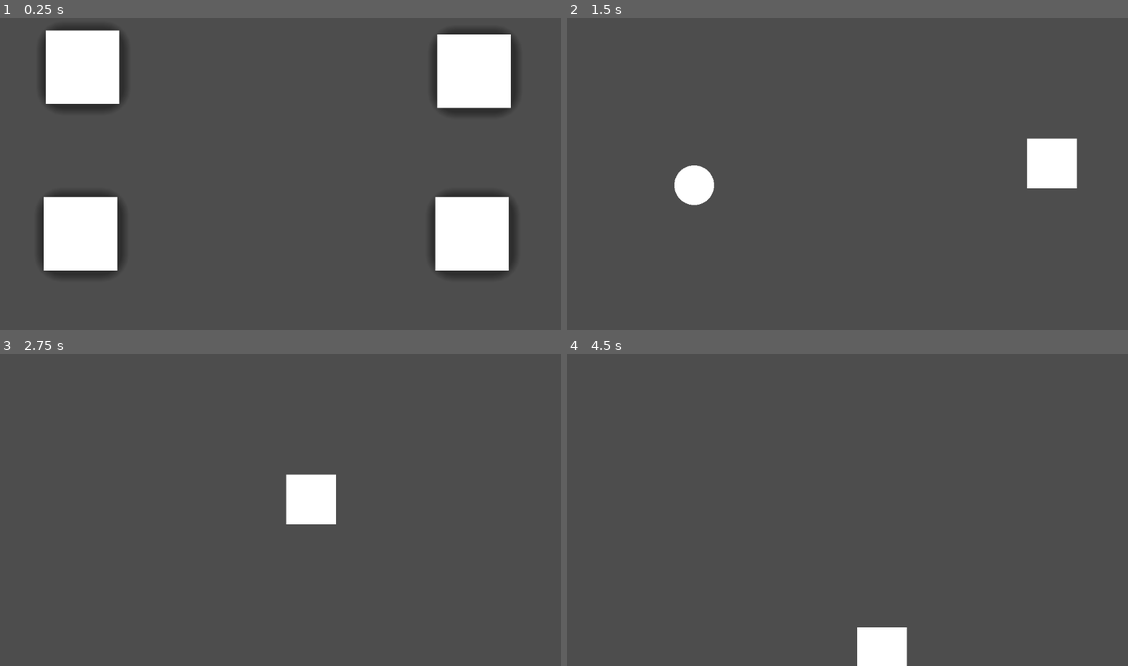
Above: before the commit, frames 1-4 (two rows, left to right).
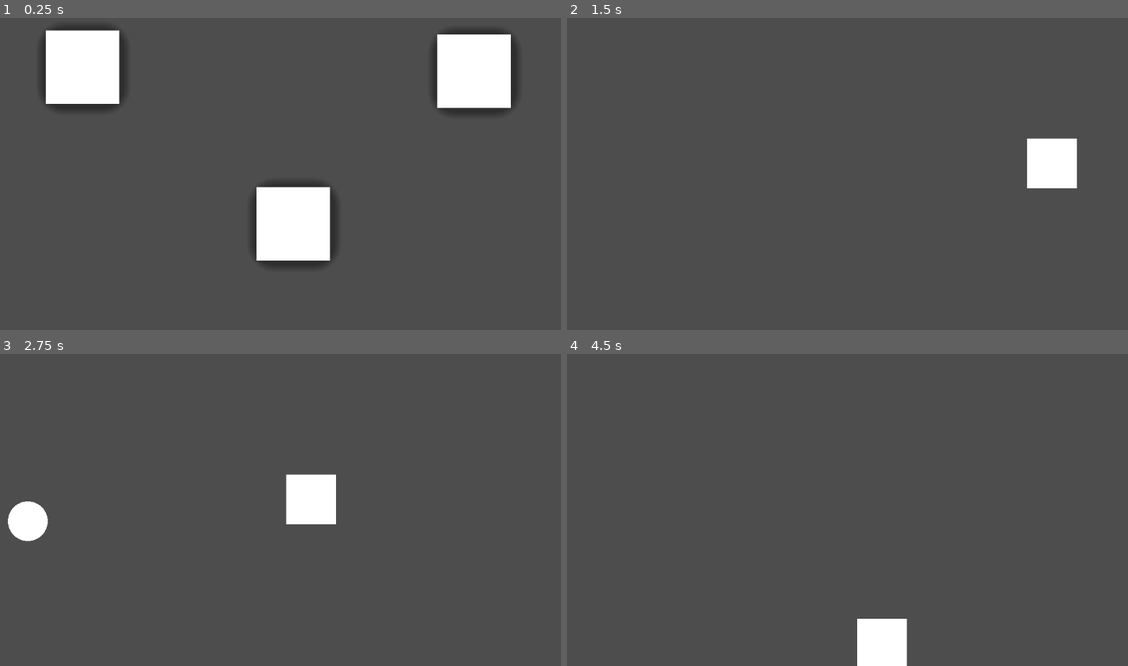
Above: after the commit, the same moments.

Repository: rmabry1/GameJam
Game: Godot game, scene res://MAIN.tscn
Two runs of this game, one before a commit and one after it. Both use one fixed random seed, a clock stepped at 60 frames per second and the inputs below.
Inputs (mouse positions are in pixels of both pictures, inside the frame that each line leads up to):
- Up to frame 1 (0.25 s): no input
- Up to frame 2 (1.5 s): click (1038, 233) at 0.52 s; click (651, 67) at 1.25 s
- Up to frame 3 (2.75 s): move the mouse to (409, 488) at 2.02 s; hold A (a) from 2.03 s (still down); tap D (d) at 2.3 s
- Up to frame 4 (4.5 s): move the mouse to (740, 522) at 2.77 s; release A (a) at 2.78 s; tap D (d) at 2.85 s; tap S (s) at 3.05 s; move the mouse to (909, 435) at 3.52 s; hold S (s) 3.53-4.28 s; tap W (w) at 3.8, 4.35 s; move the mouse to (825, 569) at 4.27 s

The runs differ from the first frame. In frame 1, 11% of the frame differs, in the area x 7-92%, y 52-83%; in frame 2, 0.7%; in frame 3, 0.7%; in frame 4, 0.2%.

Commit message:
Final game done
add textures and make changes if necessary.

Diff:
--- a/source/Car.gd
+++ b/source/Car.gd
@@ -1,13 +1,34 @@
 extends StaticBody2D
 
 var go = true
+var Electric = randi_range(1,2)
+var canClick = false
 # Called when the node enters the scene tree for the first time.
 func _ready():
-	pass # Replace with function body.
+	if Electric == 1:
+		pass
+	else:
+		pass
+		#Put skin change for normal car here
 
 
 # Called every frame. 'delta' is the elapsed time since the previous frame.
 func _process(delta):
 	if go == true:
 		constant_linear_velocity.x = -0.5
-		move_and_collide(Vector2(8,0))
+		if Input.is_action_just_pressed("click") and canClick == true or position.x > 0:
+			queue_free()
+	move_and_collide(Vector2(12,0))
+
+
+
+func _on_area_2d_body_entered(body):
+	pass # Replace with function body.
+
+
+func _on_area_2d_mouse_entered():
+	canClick = true
+
+
+func _on_area_2d_mouse_exited():
+	canClick = false
--- a/source/Car.tscn
+++ b/source/Car.tscn
@@ -2,30 +2,37 @@
 
 [ext_resource type="Script" path="res://Car.gd" id="1_8uoyy"]
 
-[sub_resource type="CircleShape2D" id="CircleShape2D_5hpbq"]
-radius = 12.0
+[sub_resource type="CapsuleShape2D" id="CapsuleShape2D_8xth1"]
+radius = 21.0
+height = 110.0
 
-[sub_resource type="SphereMesh" id="SphereMesh_mo5ht"]
+[sub_resource type="CapsuleMesh" id="CapsuleMesh_ka06h"]
 
 [node name="StaticBody2D" type="StaticBody2D"]
-collision_layer = 261
-collision_mask = 261
+collision_layer = 1284
+collision_mask = 1284
 script = ExtResource("1_8uoyy")
 
 [node name="Area2D" type="Area2D" parent="."]
-collision_layer = 5
-collision_mask = 5
+collision_layer = 1285
+collision_mask = 1285
 
 [node name="CollisionShape2D" type="CollisionShape2D" parent="Area2D"]
-shape = SubResource("CircleShape2D_5hpbq")
+rotation = 1.5708
+shape = SubResource("CapsuleShape2D_8xth1")
 
 [node name="MeshInstance2D" type="MeshInstance2D" parent="."]
-position = Vector2(1.90735e-06, 0)
-scale = Vector2(20, 20)
-mesh = SubResource("SphereMesh_mo5ht")
+position = Vector2(-0.499999, 0)
+scale = Vector2(93, 20)
+mesh = SubResource("CapsuleMesh_ka06h")
 
 [node name="Timer" type="Timer" parent="."]
 
-[connection signal="area_entered" from="Area2D" to="." method="_on_area_2d_area_entered"]
+[node name="CollisionShape2D" type="CollisionShape2D" parent="."]
+rotation = 1.5708
+shape = SubResource("CapsuleShape2D_8xth1")
+
 [connection signal="body_entered" from="Area2D" to="." method="_on_area_2d_body_entered"]
+[connection signal="mouse_entered" from="Area2D" to="." method="_on_area_2d_mouse_entered"]
+[connection signal="mouse_exited" from="Area2D" to="." method="_on_area_2d_mouse_exited"]
 [connection signal="timeout" from="Timer" to="." method="_on_timer_timeout"]
--- a/source/MAIN.gd
+++ b/source/MAIN.gd
@@ -13,10 +13,13 @@
 
 # Called every frame. 'delta' is the elapsed time since the previous frame.
 func _process(delta):
+	if x == 0:
+		$Camera2D.position.x = 120
+		$Camera2D.position.y = 68
 	if x == 1:
 		if newSpills == true:
 			var newSpill = spillBase.instantiate()
-			newSpill.position.x = 900
+			newSpill.position.x = 700
 			newSpill.position.y = randi_range(0,100)
 			newSpill.set_collision_mask_value(3,true)
 			add_child(newSpill)
@@ -25,22 +28,25 @@
 	if x == 2:
 		for i in 30:
 			var newTrash = trashBase.instantiate()
-			newTrash.position.x = randi_range(820,1100)
-			newTrash.position.y = randi_range(-1100,-900)
+			newTrash.position.x = randi_range(825,1125)
+			newTrash.position.y = randi_range(-1075,-925)
 			newTrash.set_collision_mask_value(3,true)
 			add_child(newTrash)
-			x = 0
+			$Timer.start(7.5)
+			x = 6
 	if x == 3:
 		if newSpills == true:
-			var newSpill = spillBase.instantiate()
-			newSpill.position.x = -1100
-			var topBottom = randi_range(1,2)
+			var newCar = carBase.instantiate()
+			newCar.position.x = -1200
+			var topBottom = randi_range(1,3)
 			if topBottom == 1:
-				newSpill.position.y = -1100
-			if topBottom == 2:
-				newSpill.position.y = -900
-			newSpill.set_collision_mask_value(3,true)
-			add_child(newSpill)
+				newCar.position.y = -1050
+			elif topBottom == 2:
+				newCar.position.y = -1000
+			else:
+				newCar.position.y = -950
+			newCar.set_collision_mask_value(3,true)
+			add_child(newCar)
 			$Timer.start(1)
 			newSpills = false
 
@@ -62,12 +68,14 @@
 	x = 3
 	$Timer2.start(30)
 
-func _on_button_4_pressed():
 	pass # Replace with function body.
 
 
 func _on_timer_timeout():
-	newSpills = true # Replace with function body.
+	if x == 1 or x == 3:
+		newSpills = true
+	if x == 6:
+		x = 0 # Replace with function body.
 func spillCleaned():
 	pass
 
@@ -76,3 +84,18 @@
 	x = 0
 	$Camera2D.position.x = 120
 	$Camera2D.position.y = 68
+
+
+func _on_area_2d_body_entered(body):
+	x = 0
+
+
+func _on_area_2d_area_entered(area):
+	if x == 3:
+		x = 0
+	else:
+		pass
+
+
+func _on_area_2d_2_body_entered(body):
+	x = 0 # Replace with function body.
--- a/source/MAIN.tscn
+++ b/source/MAIN.tscn
@@ -1,11 +1,11 @@
-[gd_scene load_steps=13 format=3 uid="uid://ljm28x6k11e2"]
+[gd_scene load_steps=15 format=3 uid="uid://ljm28x6k11e2"]
 
 [ext_resource type="PackedScene" uid="uid://cdy7urj5rl3av" path="res://button.tscn" id="1_15kka"]
 [ext_resource type="Script" path="res://MAIN.gd" id="1_xohhm"]
+[ext_resource type="PackedScene" uid="uid://jy71pcsaqbxe" path="res://wall.tscn" id="2_i3iby"]
 [ext_resource type="Script" path="res://button.gd" id="3_b6t1j"]
 [ext_resource type="Script" path="res://button2.gd" id="4_2xmvq"]
 [ext_resource type="Script" path="res://button3.gd" id="5_2hlc5"]
-[ext_resource type="Script" path="res://button4.gd" id="6_kq7ad"]
 [ext_resource type="PackedScene" uid="uid://ck8jg0eg1ul8o" path="res://camera_2d.tscn" id="7_2xbin"]
 [ext_resource type="Script" path="res://camera_2d.gd" id="8_1ed5f"]
 [ext_resource type="PackedScene" uid="uid://dgaryibq1iw7x" path="res://boat.tscn" id="9_adl28"]
@@ -13,10 +13,22 @@
 [ext_resource type="PackedScene" uid="uid://ki46ofug8kkv" path="res://trashGrabber.tscn" id="11_8a5er"]
 [ext_resource type="Script" path="res://trashGrabber.gd" id="12_3l0dt"]
 
+[sub_resource type="SegmentShape2D" id="SegmentShape2D_0i3ii"]
+b = Vector2(-1.25, 231)
+
+[sub_resource type="SegmentShape2D" id="SegmentShape2D_4ypyl"]
+a = Vector2(0.75, 1.75)
+b = Vector2(1, 208.5)
+
 [node name="Node2D" type="Node2D"]
 position = Vector2(94, 67)
 scale = Vector2(4, 4)
 script = ExtResource("1_xohhm")
+
+[node name="StaticBody2D" parent="." instance=ExtResource("2_i3iby")]
+position = Vector2(844.5, -1155.75)
+collision_layer = 2048
+collision_mask = 2048
 
 [node name="Button" parent="." instance=ExtResource("1_15kka")]
 offset_left = -4.5
@@ -27,10 +39,10 @@
 script = ExtResource("3_b6t1j")
 
 [node name="Button2" parent="." instance=ExtResource("1_15kka")]
-offset_left = -5.25
-offset_top = 79.25
-offset_right = 5.75
-offset_bottom = 90.25
+offset_left = 101.5
+offset_top = 73.5
+offset_right = 112.5
+offset_bottom = 84.5
 scale = Vector2(4, 4)
 script = ExtResource("4_2xmvq")
 
@@ -42,22 +54,14 @@
 scale = Vector2(4, 4)
 script = ExtResource("5_2hlc5")
 
-[node name="Button4" parent="." instance=ExtResource("1_15kka")]
-offset_left = 191.5
-offset_top = 78.5
-offset_right = 202.5
-offset_bottom = 89.5
-scale = Vector2(4, 4)
-script = ExtResource("6_kq7ad")
-
 [node name="Camera2D" parent="." instance=ExtResource("7_2xbin")]
-position = Vector2(120, 68)
+position = Vector2(-1000, -1000)
 script = ExtResource("8_1ed5f")
 
 [node name="CharacterBody2D" parent="." instance=ExtResource("9_adl28")]
 position = Vector2(1100, 65)
-collision_layer = 13
-collision_mask = 13
+collision_layer = 2317
+collision_mask = 2317
 script = ExtResource("10_6y67d")
 
 [node name="Timer" type="Timer" parent="."]
@@ -66,13 +70,73 @@
 
 [node name="CharacterBody2D2" parent="." instance=ExtResource("11_8a5er")]
 position = Vector2(1000, -1000)
+collision_layer = 2305
+collision_mask = 2305
 script = ExtResource("12_3l0dt")
+
+[node name="StaticBody2D2" parent="." instance=ExtResource("2_i3iby")]
+position = Vector2(1153, -1104.75)
+collision_layer = 2048
+collision_mask = 2048
+
+[node name="StaticBody2D3" parent="." instance=ExtResource("2_i3iby")]
+position = Vector2(1238.5, -910.25)
+rotation = 1.5708
+collision_layer = 2048
+collision_mask = 2048
+
+[node name="StaticBody2D4" parent="." instance=ExtResource("2_i3iby")]
+position = Vector2(1244.75, -1089.25)
+rotation = 1.5708
+collision_layer = 2048
+collision_mask = 2048
+
+[node name="StaticBody2D5" parent="." instance=ExtResource("2_i3iby")]
+position = Vector2(1153.75, -48)
+collision_layer = 2048
+collision_mask = 2048
+
+[node name="Area2D2" type="Area2D" parent="StaticBody2D5"]
+collision_layer = 257
+collision_mask = 257
+
+[node name="CollisionShape2D" type="CollisionShape2D" parent="StaticBody2D5/Area2D2"]
+shape = SubResource("SegmentShape2D_0i3ii")
+
+[node name="StaticBody2D6" parent="." instance=ExtResource("2_i3iby")]
+position = Vector2(1299.5, 158.5)
+rotation = 1.5708
+collision_layer = 2048
+collision_mask = 2048
+
+[node name="StaticBody2D7" parent="." instance=ExtResource("2_i3iby")]
+position = Vector2(1301.25, -21.25)
+rotation = 1.5708
+collision_layer = 2048
+collision_mask = 2048
+
+[node name="StaticBody2D8" parent="." instance=ExtResource("2_i3iby")]
+position = Vector2(847.75, -272.75)
+collision_layer = 2048
+collision_mask = 2048
+
+[node name="Area2D" type="Area2D" parent="."]
+position = Vector2(-778.5, -1100.25)
+collision_layer = 1281
+collision_mask = 1281
+
+[node name="CollisionShape2D" type="CollisionShape2D" parent="Area2D"]
+position = Vector2(-1.75, 1.25)
+shape = SubResource("SegmentShape2D_4ypyl")
 
 [connection signal="pressed" from="Button" to="." method="_on_button_pressed"]
 [connection signal="pressed" from="Button" to="CharacterBody2D" method="_on_button_pressed"]
 [connection signal="pressed" from="Button2" to="." method="_on_button_2_pressed"]
 [connection signal="pressed" from="Button2" to="CharacterBody2D2" method="_on_button_2_pressed"]
 [connection signal="pressed" from="Button3" to="." method="_on_button_3_pressed"]
-[connection signal="pressed" from="Button4" to="." method="_on_button_4_pressed"]
 [connection signal="timeout" from="Timer" to="." method="_on_timer_timeout"]
 [connection signal="timeout" from="Timer2" to="." method="_on_timer_2_timeout"]
+[connection signal="area_entered" from="StaticBody2D5/Area2D2" to="." method="_on_area_2d_area_entered"]
+[connection signal="body_entered" from="StaticBody2D5/Area2D2" to="." method="_on_area_2d_2_body_entered"]
+[connection signal="area_entered" from="Area2D" to="." method="_on_area_2d_area_entered"]
+[connection signal="body_entered" from="Area2D" to="." method="_on_area_2d_body_entered"]
--- a/source/boat.gd
+++ b/source/boat.gd
@@ -12,18 +12,16 @@
 		# As good practice, you should replace UI actions with custom gameplay actions.
 		if Input.is_action_pressed("w"):
 			velocity.y = -500
-
-		elif Input.is_action_pressed("a"):
-			velocity.x = -500
-			velocity.y = 0
 		elif Input.is_action_pressed("s"):
 			velocity.y = 500
+		else:
+			velocity.y = 0
+		if Input.is_action_pressed("a"):
+			velocity.x = -500
 		elif Input.is_action_pressed("d"):
 			velocity.x =500
-			velocity.y = 0
 		else:
 			velocity.x = 0
-			velocity.y = 0
 		move_and_slide()
 func CleanedSpill():
 	spillscleaned += 1
--- a/source/project.godot
+++ b/source/project.godot
@@ -37,6 +37,11 @@
 "events": [Object(InputEventKey,"resource_local_to_scene":false,"resource_name":"","device":-1,"window_id":0,"alt_pressed":false,"shift_pressed":false,"ctrl_pressed":false,"meta_pressed":false,"pressed":false,"keycode":0,"physical_keycode":68,"key_label":0,"unicode":100,"echo":false,"script":null)
 ]
 }
+click={
+"deadzone": 0.5,
+"events": [Object(InputEventMouseButton,"resource_local_to_scene":false,"resource_name":"","device":-1,"window_id":0,"alt_pressed":false,"shift_pressed":false,"ctrl_pressed":false,"meta_pressed":false,"button_mask":0,"position":Vector2(0, 0),"global_position":Vector2(0, 0),"factor":1.0,"button_index":1,"canceled":false,"pressed":false,"double_click":false,"script":null)
+]
+}
 
 [rendering]
 
--- a/source/trashGrabber.gd
+++ b/source/trashGrabber.gd
@@ -14,15 +14,14 @@
 			velocity.y = -500
 		elif Input.is_action_pressed("s"):
 			velocity.y = 500
-		elif Input.is_action_pressed("a"):
+		else:
+			velocity.y = 0
+		if Input.is_action_pressed("a"):
 			velocity.x = -500
-			velocity.y = 0
 		elif Input.is_action_pressed("d"):
 			velocity.x =500
-			velocity.y = 0
 		else:
 			velocity.x = 0
-			velocity.y = 0
 		move_and_slide()
 func cleanedTrash():
 	trashcleaned += 1
--- /dev/null
+++ b/source/wall.tscn
@@ -0,0 +1,9 @@
+[gd_scene load_steps=2 format=3 uid="uid://jy71pcsaqbxe"]
+
+[sub_resource type="SegmentShape2D" id="SegmentShape2D_oyqkm"]
+b = Vector2(0, 648)
+
+[node name="StaticBody2D" type="StaticBody2D"]
+
+[node name="CollisionShape2D" type="CollisionShape2D" parent="."]
+shape = SubResource("SegmentShape2D_oyqkm")
